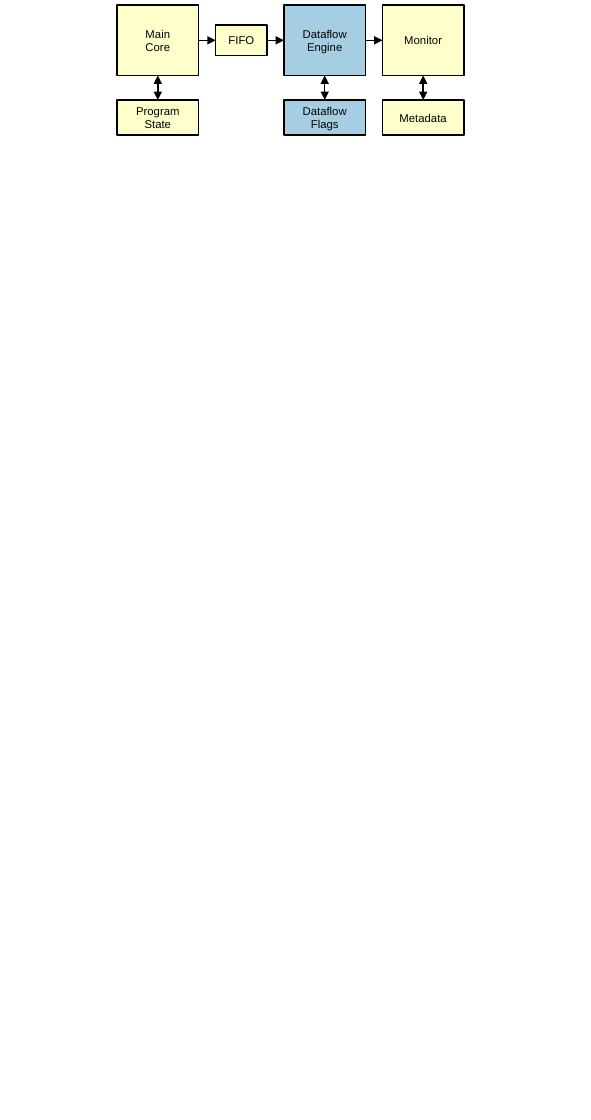
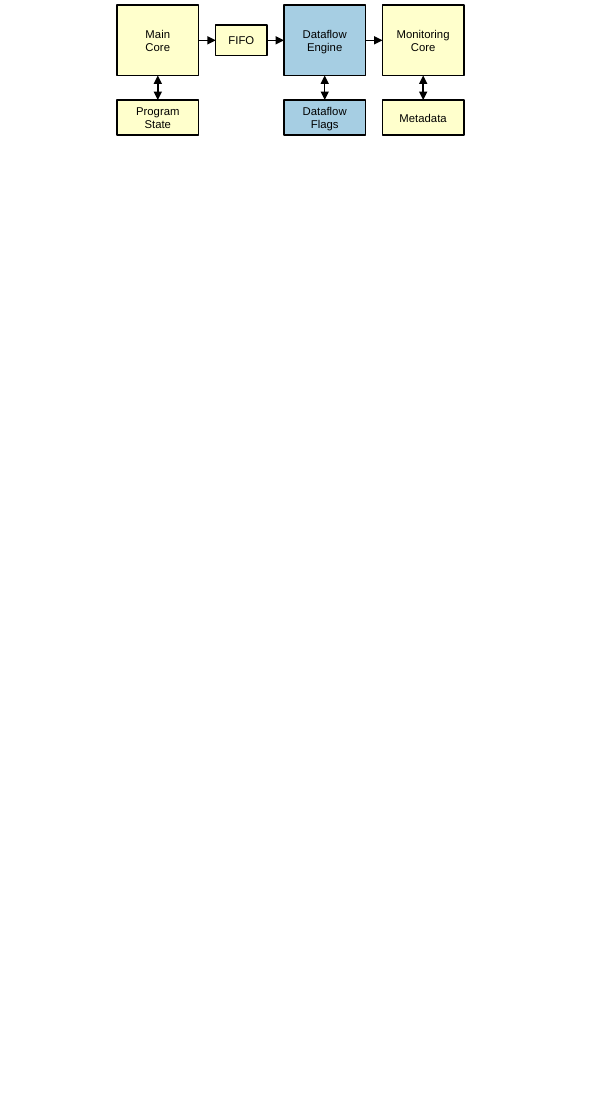
Before and after one commit to dl575/lo_thesis, a slide deck: slide 3 of monitoring_dift_drop/figs_src/diagrams-wide.pptx. Drawn at 591x1120 pixels with LibreOffice and Linux fonts; fonts in the diff are those of the drawing. Boxes give left, top, right and bottom in pixels: in the first picture for what was removed or moved away, otherwise in the second. Text is boxed around its words. In the diff, an @@ line names an element or a change of style, - is before the commit and + after.

Commit message:
[monitoring_dift_drop] Change from monitor to monitoring core + various edits.

```diff
--- a/monitoring_dift_drop/figs_src/diagrams-wide.pptx
+++ b/monitoring_dift_drop/figs_src/diagrams-wide.pptx
@@ text in rectangle at box(397, 29, 450, 51): text changed @@
-Monitor
+Monitoring
+Core
```
Also in this commit, not shown: 1 other slide changed, 9 other files.
